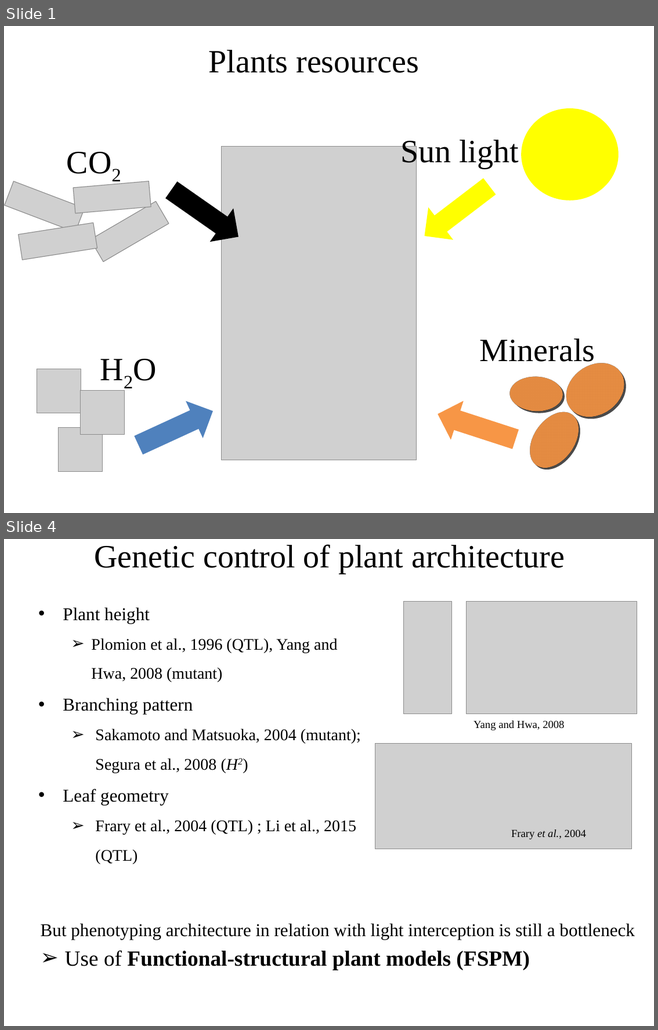
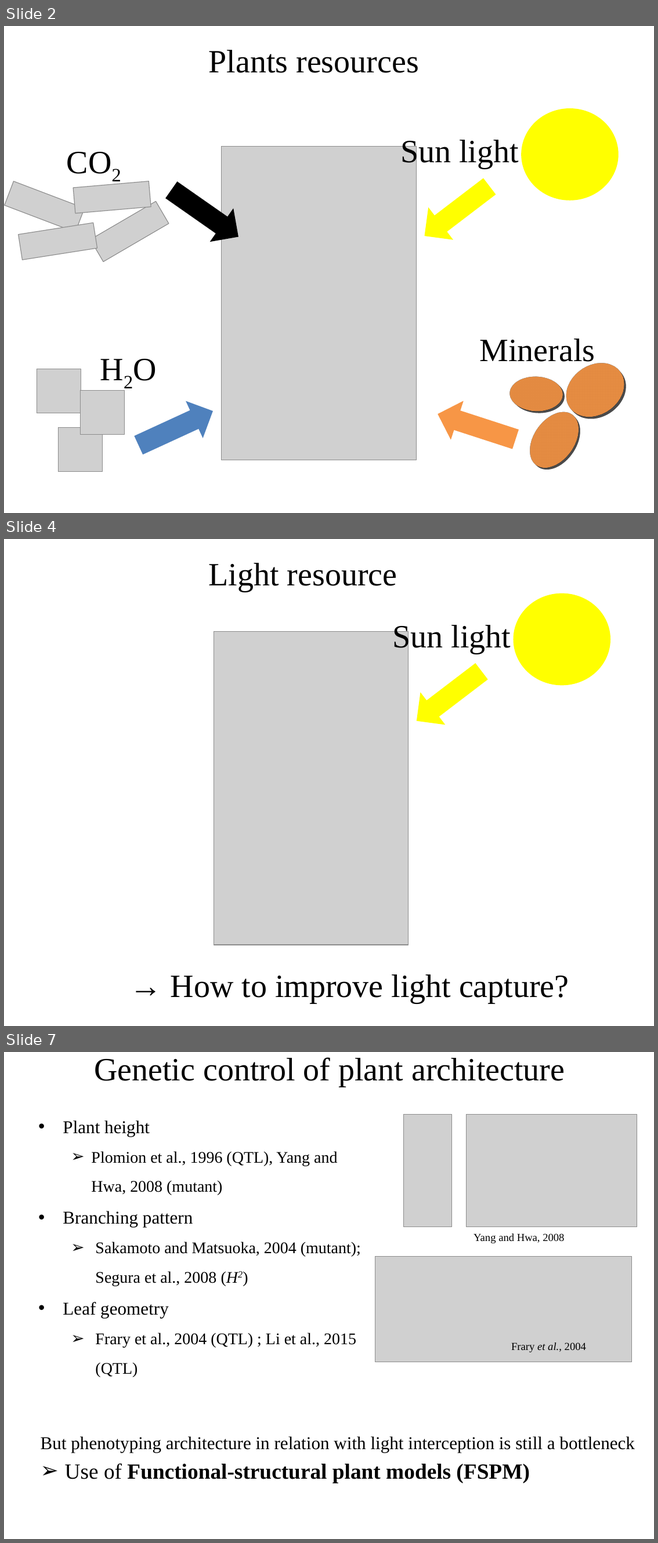
Before and after one commit to openalea-training/supagro_training_2018, a slide deck: TD_1/Intro.pptx. Shown one above the other, each under a label of ours: slides 1 and 4 before the commit, slides 2, 4 and 7 after it; the slides between them are not shown. The pictures are 658x1030 and 658x1543 pixels, drawn with LibreOffice and Linux fonts; fonts in the diff are those of the drawing; grey boxes stand for pictures. Boxes give left, top, right and bottom in pixels: in the first picture for what was removed or moved away, otherwise in the second. Text is boxed around its words. In the diff, an @@ line names an element or a change of style, - is before the commit and + after.

```diff
--- a/TD_1/Intro.pptx
+++ b/TD_1/Intro.pptx
@@ slide 4 added at (x1=4, y1=539, x2=654, y2=1026), background #FFFFFF @@
@@ text added at (x1=209, y1=563, x2=397, y2=592), 36 pt, text #000000 @@
+Light resource
@@ ellipse added at (x1=513, y1=594, x2=610, y2=686), fill #FFFF00 @@
@@ text added at (x1=393, y1=625, x2=511, y2=653), 36 pt, text #000000 @@
+Sun light
@@ picture added at (x1=213, y1=631, x2=408, y2=945) @@
@@ right arrow added at (x1=404, y1=655, x2=494, y2=737), fill #FFFF00 @@
@@ text added at (x1=170, y1=975, x2=568, y2=1004), 36 pt, text #000000 @@
+→ How to improve light capture?
@@ what was slide 1 is now slide 2 @@
@@ what was slide 4 is now slide 7 @@
```
Also in this commit, not shown: 3 slides changed, 3 other slides added, 1 slide removed.
